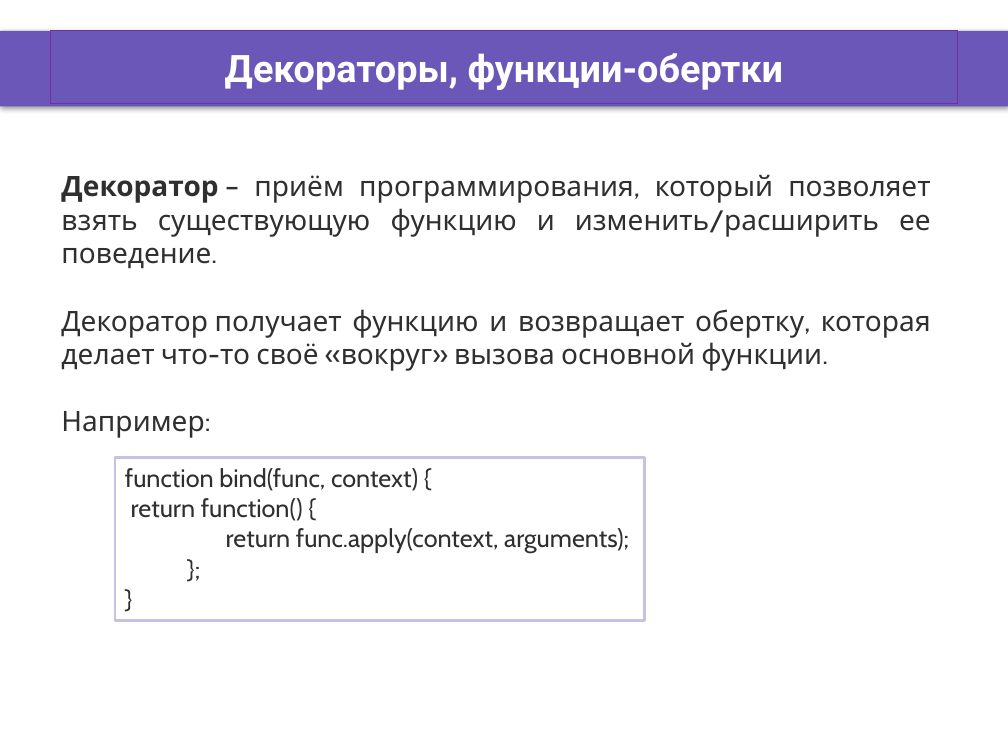
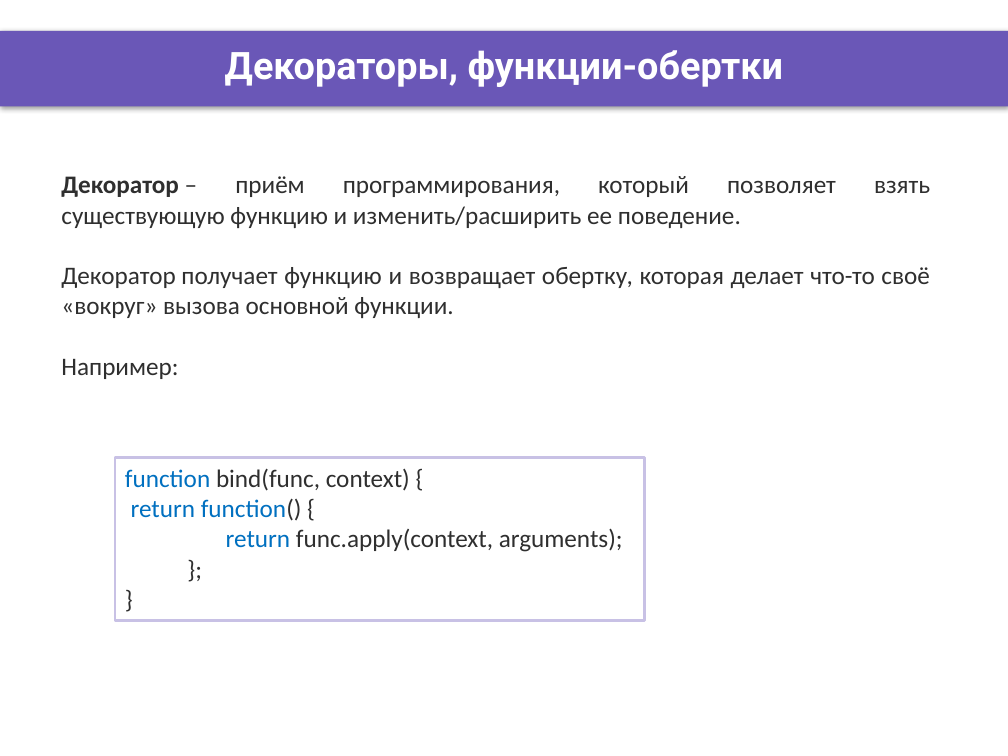
Before and after one commit to DinamickaDevelopment/ignite, a slide deck: slide 3 of JS/004_lesson/Presentation/Context_this.pptx (slide 5 before the commit). Drawn at 1008x756 pixels with LibreOffice and Linux fonts; fonts in the diff are those of the drawing; background and template pictures are left out. Boxes give left, top, right and bottom in pixels: in the first picture for what was removed or moved away, otherwise in the second. Text is boxed around its words. In the diff, an @@ line names an element or a change of style, - is before the commit and + after.

```diff
--- a/JS/004_lesson/Presentation/Context_this.pptx
+++ b/JS/004_lesson/Presentation/Context_this.pptx
@@ title "Декораторы, функции-обертки": place and size @@
-title "Декораторы, функции-обертки" at [50, 31, 958, 104]
+title "Декораторы, функции-обертки" at [225, 50, 784, 87]
@@ title "Декораторы, функции-обертки" at [225, 50, 784, 87]: outline #7030A0 0.75 pt to none @@
@@ text "Декоратор – приём программирования, который ..." at [61, 176, 930, 379]: size 20 to 18 pt, font Cabin to Calibri @@
@@ rectangle "function bind(func, context) {" at [115, 458, 645, 621]: font Cabin to Calibri; text colour #2F2F2F to #0070C0 in "function", "return function()", "return" @@
```
Also in this commit, not shown: 3 other slides changed, 7 other files.
